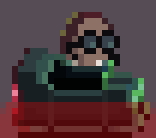
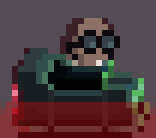
Layer changes from the first 156×138 image to the second:
removed layer "RideCar05.png" over [60,12,120,66]
removed layer "RideCar06.png" over [60,30,120,66]
removed layer "RideCar07.png" over [60,30,120,66]
